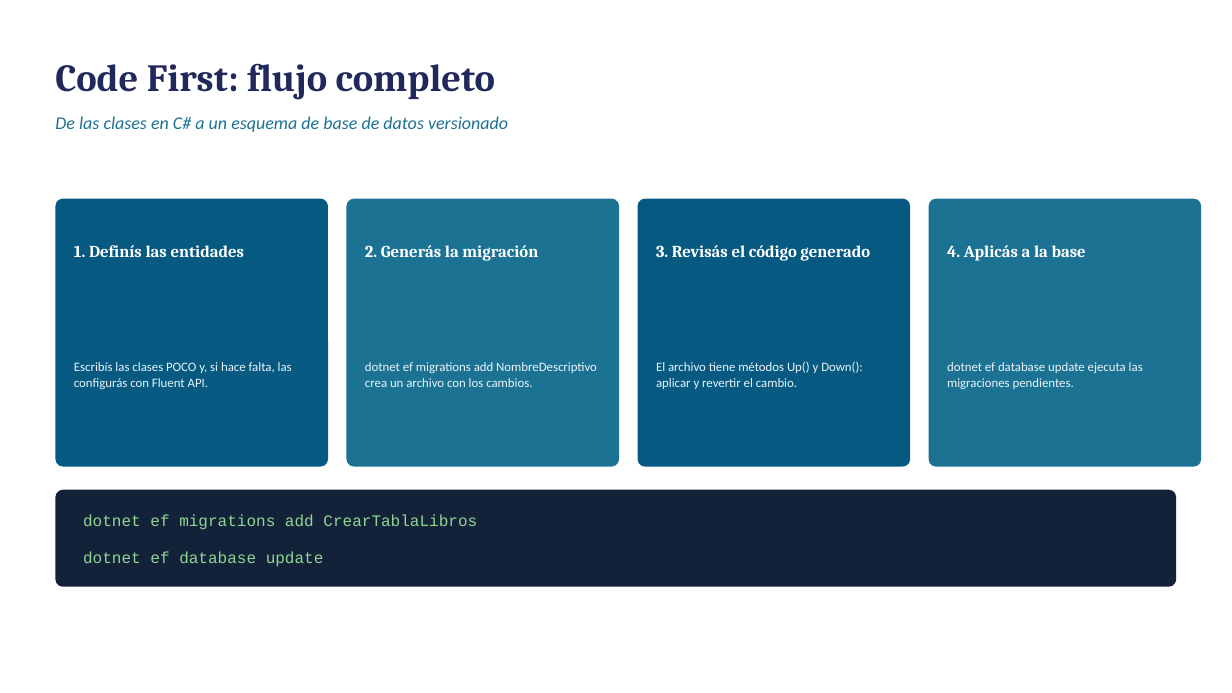
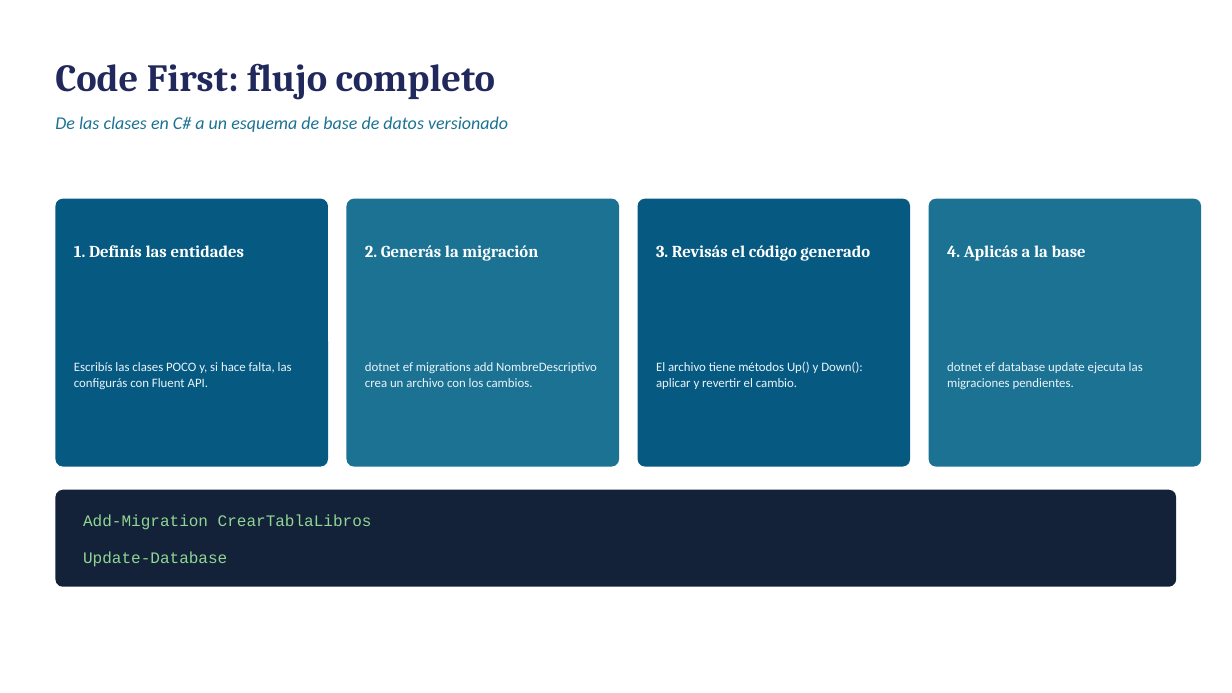
Before and after one commit to maximedina/UTN_ProgramacionIV, a slide deck: slide 10 of 2. ORM/EF_Core.pptx. Drawn at 1232x693 pixels with LibreOffice and Linux fonts; fonts in the diff are those of the drawing. Boxes give left, top, right and bottom in pixels: in the first picture for what was removed or moved away, otherwise in the second. Text is boxed around its words. In the diff, an @@ line names an element or a change of style, - is before the commit and + after.

```diff
--- a/2. ORM/EF_Core.pptx
+++ b/2. ORM/EF_Core.pptx
@@ text at (x1=83, y1=514, x2=372, y2=530): text changed @@
-dotnet ef migrations add CrearTablaLibros
+Add-Migration CrearTablaLibros
@@ text at (x1=83, y1=551, x2=227, y2=567): text changed @@
-dotnet ef database update
+Update-Database
```
Also in this commit, not shown: 2 other slides changed, 9 other files.
